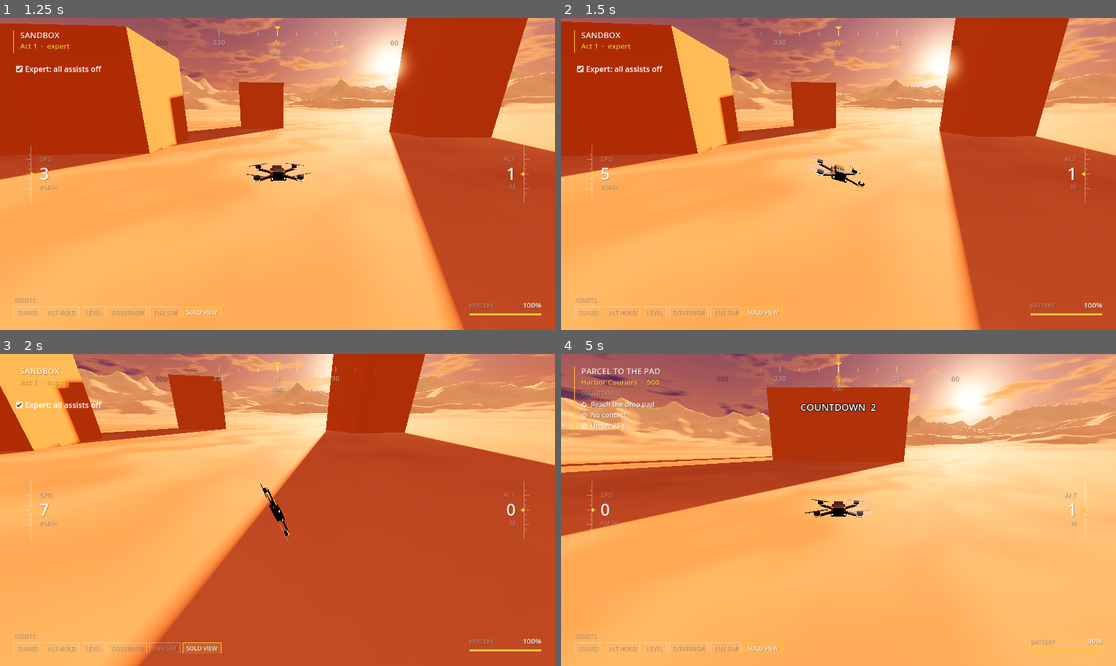
Above: before the commit, frames 1-4 (two rows, left to right).
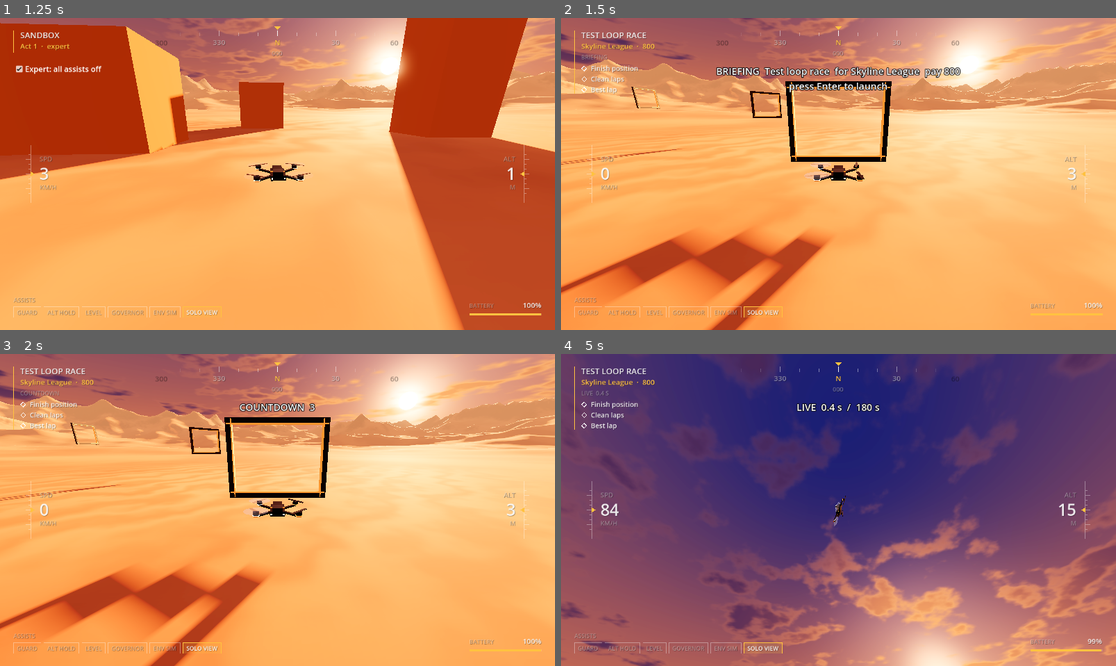
Above: after the commit, the same moments.

Repository: avdrav1/drone-sports
Game: Godot game, scene res://scenes/debug_flight.tscn
Two runs of this game, one before a commit and one after it. Both use one fixed random seed, a clock stepped at 60 frames per second and the inputs below.
Inputs (mouse positions are in pixels of both pictures, inside the frame that each line leads up to):
- Up to frame 1 (1.25 s): click "Expert: all assists off" at 0.5 s
- Up to frame 2 (1.5 s): tap Enter (ui_accept) at 1.25 s; move the mouse to (960, 158) at 1.27 s; hold Right (roll_right) from 1.28 s (still down); hold K (start_race_job, bound only after the commit) from 1.28 s (still down); click (960, 158) at 1.42 s
- Up to frame 3 (2 s): keep holding Right (roll_right); keep holding K (start_race_job, bound only after the commit); tap Enter (ui_accept) at 1.52 s
- Up to frame 4 (5 s): release Right (roll_right) at 2 s; release K (start_race_job, bound only after the commit) at 2 s; drag from (727, 525) to (810, 572) at 2.02 s; move the mouse to (894, 441) at 2.77 s; hold Right (roll_right) 2.78-3.5 s; hold J (start_sample_job) 2.78-3.5 s; click (894, 441) at 2.92 s; tap K (start_race_job, bound only after the commit) at 3.05 s; tap Enter (ui_accept) at 3.5, 4.52 s; drag from (810, 572) to (672, 463) at 3.52 s; move the mouse to (1005, 556) at 4.27 s; hold Left (roll_left) from 4.28 s (still down); hold K (start_race_job, bound only after the commit) from 4.28 s (still down); click (1005, 556) at 4.42 s

Frame 1 is identical in both runs. In frame 2, 55% of the frame differs, in the area x 0-100%, y 0-100%; in frame 3, 75%; in frame 4, 98%.

Commit message:
Story 3.2: Race objectives
Job.weights sets objective weights by node name on Briefing. K in the debug
scene flies the test race.

Co-Authored-By: Claude Opus 5.5 <noreply@anthropic.com>

Diff:
--- /dev/null
+++ b/data/jobs/test_race.tres
@@ -0,0 +1,21 @@
+[gd_resource type="Resource" script_class="Job" load_steps=3 format=3]
+
+[ext_resource type="Script" path="res://scripts/jobs/job.gd" id="1_job"]
+[ext_resource type="Resource" path="res://data/assists/act1.tres" id="2_act1"]
+
+[resource]
+script = ExtResource("1_job")
+id = &"test_race"
+title = "Test loop race"
+client = "Skyline League"
+faction = &"league"
+required_assists = ExtResource("2_act1")
+time_limit = 180.0
+pay = 800
+countdown = 3.0
+default_view = 0
+weights = {
+"BestSplit": 1.0,
+"CleanLap": 1.0,
+"FinishPosition": 3.0
+}
--- a/project.godot
+++ b/project.godot
@@ -98,3 +98,8 @@
 "events": [Object(InputEventKey,"resource_local_to_scene":false,"resource_name":"","device":-1,"window_id":0,"alt_press …(192 unchanged characters)…
 ]
 }
+start_race_job={
+"deadzone": 0.5,
+"events": [Object(InputEventKey,"resource_local_to_scene":false,"resource_name":"","device":-1,"window_id":0,"alt_pressed":false,"shift_pressed":false,"ctrl_pressed":false,"meta_pressed":false,"pressed":false,"keycode":0,"physical_keycode":75,"key_label":0,"unicode":107,"location":0,"echo":false,"script":null)
+]
+}
--- /dev/null
+++ b/scenes/jobs/test_race.tscn
@@ -0,0 +1,95 @@
+[gd_scene load_steps=16 format=3]
+
+[ext_resource type="PackedScene" path="res://scenes/world/golden_hour.tscn" id="1_world"]
+[ext_resource type="PackedScene" path="res://scenes/world/desert.tscn" id="2_desert"]
+[ext_resource type="Script" path="res://scripts/race/course.gd" id="3_course"]
+[ext_resource type="Resource" path="res://data/courses/test_loop.tres" id="4_loop"]
+[ext_resource type="PackedScene" path="res://scenes/drone/drone.tscn" id="5_drone"]
+[ext_resource type="Script" path="res://scripts/drone/pilot_input.gd" id="6_input"]
+[ext_resource type="PackedScene" path="res://scenes/camera/camera_rig.tscn" id="7_rig"]
+[ext_resource type="Script" path="res://scripts/ui/flight_hud.gd" id="8_hud"]
+[ext_resource type="Theme" path="res://scenes/ui/theme.tres" id="9_theme"]
+[ext_resource type="Script" path="res://scripts/jobs/job_runner.gd" id="10_runner"]
+[ext_resource type="Resource" path="res://data/jobs/test_race.tres" id="11_job"]
+[ext_resource type="Script" path="res://scripts/jobs/objectives/finish_position.gd" id="12_place"]
+[ext_resource type="Script" path="res://scripts/jobs/objectives/clean_lap.gd" id="13_clean"]
+[ext_resource type="Script" path="res://scripts/jobs/objectives/best_split.gd" id="14_split"]
+[ext_resource type="Script" path="res://scripts/race/race.gd" id="15_race"]
+
+[node name="TestRace" type="Node3D"]
+
+[node name="GoldenHour" parent="." instance=ExtResource("1_world")]
+
+[node name="Ground" parent="." instance=ExtResource("2_desert")]
+
+[node name="Course" type="Node3D" parent="."]
+script = ExtResource("3_course")
+data = ExtResource("4_loop")
+
+[node name="Drone" parent="." node_paths=PackedStringArray("intent_source") instance=ExtResource("5_drone")]
+transform = Transform3D(1, 0, 0, 0, 1, 0, 0, 0, 1, 0, 3, -32)
+intent_source = NodePath("PilotInput")
+
+[node name="PilotInput" type="Node" parent="Drone"]
+script = ExtResource("6_input")
+
+[node name="CameraRig" parent="." node_paths=PackedStringArray("target") instance=ExtResource("7_rig")]
+target = NodePath("../Drone")
+chase_distance = 1.5
+chase_height = 0.45
+
+[node name="HUD" type="CanvasLayer" parent="."]
+
+[node name="Flight" type="Control" parent="HUD" node_paths=PackedStringArray("drone", "runner")]
+layout_mode = 3
+anchors_preset = 15
+anchor_right = 1.0
+anchor_bottom = 1.0
+grow_horizontal = 2
+grow_vertical = 2
+mouse_filter = 2
+script = ExtResource("8_hud")
+drone = NodePath("../../Drone")
+runner = NodePath("../../JobRunner")
+
+[node name="State" type="Label" parent="HUD"]
+anchors_preset = 5
+anchor_left = 0.5
+anchor_right = 0.5
+offset_left = -350.0
+offset_top = 96.0
+offset_right = 350.0
+offset_bottom = 166.0
+grow_horizontal = 2
+theme = ExtResource("9_theme")
+theme_override_colors/font_outline_color = Color(0, 0, 0, 1)
+theme_override_constants/outline_size = 5
+horizontal_alignment = 1
+
+[node name="JobRunner" type="Node" parent="." node_paths=PackedStringArray("drone", "camera_rig", "state_label")]
+script = ExtResource("10_runner")
+job = ExtResource("11_job")
+drone = NodePath("../Drone")
+camera_rig = NodePath("../CameraRig")
+state_label = NodePath("../HUD/State")
+
+[node name="FinishPosition" type="Node" parent="JobRunner" node_paths=PackedStringArray("course")]
+script = ExtResource("12_place")
+course = NodePath("../../Course")
+label = "Finish position"
+ends_job = true
+
+[node name="CleanLap" type="Node" parent="JobRunner" node_paths=PackedStringArray("course")]
+script = ExtResource("13_clean")
+course = NodePath("../../Course")
+label = "Clean laps"
+
+[node name="BestSplit" type="Node" parent="JobRunner" node_paths=PackedStringArray("course")]
+script = ExtResource("14_split")
+course = NodePath("../../Course")
+label = "Best lap"
+
+[node name="Race" type="Node" parent="." node_paths=PackedStringArray("runner", "course")]
+script = ExtResource("15_race")
+runner = NodePath("../JobRunner")
+course = NodePath("../Course")
--- a/scripts/debug_flight.gd
+++ b/scripts/debug_flight.gd
@@ -1,10 +1,11 @@
 extends Node3D
 # Debug flight sandbox. Every story is played by hand here.
 # F1 toggles the readout, F2 cycles the act presets, C cycles camera views,
-# R (or Start) puts the drone back where it started, J flies the sample job.
+# R (or Start) puts the drone back where it started, J flies the sample job, K the test race.
 
 @export var presets: Array[AssistStack] = []
 @export_file("*.tscn") var sample_job := "res://scenes/jobs/sample_delivery.tscn"
+@export_file("*.tscn") var race_job := "res://scenes/jobs/test_race.tscn"
 
 var preset_index := 0
 var _spawn: Transform3D
@@ -31,6 +32,8 @@
 		reset_drone()
 	elif event.is_action_pressed("start_sample_job"):
 		get_tree().change_scene_to_file(sample_job)
+	elif event.is_action_pressed("start_race_job"):
+		get_tree().change_scene_to_file(race_job)
 
 func reset_drone() -> void:
 	drone.reset(_spawn)
--- a/scripts/jobs/job.gd
+++ b/scripts/jobs/job.gd
@@ -17,3 +17,5 @@
 @export var countdown := 3.0
 ## Camera view set on Briefing.
 @export var default_view := CameraRig.View.CHASE
+## Objective weights by objective node name. Overrides each objective's own weight.
+@export var weights := {}
--- a/scripts/jobs/job_runner.gd
+++ b/scripts/jobs/job_runner.gd
@@ -50,6 +50,8 @@
 func begin() -> void:
 	for o in objectives():
 		o.bind(self)
+		if job.weights.has(String(o.name)):
+			o.weight = job.weights[String(o.name)]
 	if job.required_assists and drone and drone.assists:
 		drone.assists.apply_stack(GameSettings.effective_stack(job.required_assists))
 	if camera_rig:
--- /dev/null
+++ b/scripts/jobs/objectives/best_split.gd
@@ -0,0 +1,22 @@
+class_name BestSplit
+extends Objective
+# The player's best lap against the field's best. 1 at or under it, falling
+# to 0 at `slack` slower (0.2 is 20 percent). 0 without a valid lap.
+
+@export var course: Course
+@export var slack := 0.2
+
+func field_best() -> float:
+	var best := INF
+	for r in course.racers():
+		best = minf(best, course.progress(r).best_lap)
+	return best
+
+func score() -> float:
+	if runner == null or course == null:
+		return 0.0
+	var mine: float = course.progress(runner.drone).best_lap
+	if mine == INF:
+		return 0.0
+	var behind := (mine - field_best()) / field_best()
+	return clampf(1.0 - behind / slack, 0.0, 1.0)
--- /dev/null
+++ b/scripts/jobs/objectives/clean_lap.gd
@@ -0,0 +1,34 @@
+class_name CleanLap
+extends Objective
+# Fraction of the race's laps flown valid and without touching anything.
+
+@export var course: Course
+
+var clean := 0
+var _touched := false
+
+func bind(r: JobRunner) -> void:
+	super(r)
+	var d := r.drone
+	if d == null or course == null:
+		return
+	d.contact_monitor = true
+	d.max_contacts_reported = maxi(d.max_contacts_reported, 4)
+	if not d.body_entered.is_connected(_on_body_entered):
+		d.body_entered.connect(_on_body_entered)
+	if not course.lap_completed.is_connected(_on_lap):
+		course.lap_completed.connect(_on_lap)
+
+func _on_body_entered(_body: Node) -> void:
+	if is_live():
+		_touched = true
+
+func _on_lap(_time: float, racer: Node3D, _lap: int, valid: bool) -> void:
+	if racer != runner.drone:
+		return
+	if valid and not _touched:
+		clean += 1
+	_touched = false
+
+func score() -> float:
+	return clampf(float(clean) / course.laps(), 0.0, 1.0) if course and course.laps() > 0 else 0.0
--- /dev/null
+++ b/scripts/jobs/objectives/finish_position.gd
@@ -0,0 +1,22 @@
+class_name FinishPosition
+extends Objective
+# 1 for first place, 0 for last; 0 if the player never finishes.
+# Done when the player finishes, so a race job ends there.
+
+@export var course: Course
+
+func _init() -> void:
+	ends_job = true
+
+func place() -> int:
+	return course.finish_order.find(runner.drone) + 1 if runner and course else 0
+
+func is_done() -> bool:
+	return place() > 0
+
+func score() -> float:
+	var p := place()
+	if p == 0:
+		return 0.0
+	var field := course.racers().size()
+	return 1.0 if field <= 1 else 1.0 - float(p - 1) / (field - 1)
--- /dev/null
+++ b/scripts/race/race.gd
@@ -0,0 +1,26 @@
+class_name Race
+extends Node
+# Wires a Course to a JobRunner: registers the player and opponents as racers,
+# holds opponents still until Live, and starts the course clock on Live.
+
+@export var runner: JobRunner
+@export var course: Course
+@export var opponents: Array[Drone] = []
+
+func _ready() -> void:
+	if runner.drone:
+		course.add_racer(runner.drone)
+	for d in opponents:
+		course.add_racer(d)
+		d.freeze = true
+	runner.state_changed.connect(_on_state)
+
+func _on_state(state: JobRunner.State, _previous: JobRunner.State) -> void:
+	if state == JobRunner.State.BRIEFING:
+		for d in opponents:
+			if runner.job.required_assists and d.assists:
+				d.assists.apply_stack(runner.job.required_assists)
+	elif state == JobRunner.State.LIVE:
+		for d in opponents:
+			d.freeze = false
+		course.start()
--- /dev/null
+++ b/tests/test_race_objectives.gd
@@ -0,0 +1,95 @@
+extends RefCounted
+# Story 3.2: race objectives and the race job.
+
+const Sim = preload("res://tests/sim.gd")
+
+## A job rig with a test course, three stand-in opponents, and the race objectives.
+## Returns [root, course, opponents].
+func _setup() -> Array:
+	var job: Job = load("res://data/jobs/test_race.tres").duplicate()
+	var place := FinishPosition.new()
+	place.name = "FinishPosition"
+	var clean := CleanLap.new()
+	clean.name = "CleanLap"
+	var split := BestSplit.new()
+	split.name = "BestSplit"
+	var root := Sim.job_setup(job, [place, clean, split])
+	var course := Course.new()
+	course.data = load("res://data/courses/test_loop.tres")
+	root.add_child(course)
+	for o in [place, clean, split]:
+		o.course = course
+	var d: Drone = root.get_node("Drone")
+	d.global_position = course.gates[0].global_transform * Vector3(0, 0, 4)
+	course.add_racer(d)
+	var opponents := []
+	for i in 3:
+		var r := Node3D.new()
+		root.add_child(r)
+		r.global_position = d.global_position
+		course.add_racer(r)
+		opponents.append(r)
+	return [root, course, opponents]
+
+func _through(r: Node3D, g: Gate) -> void:
+	r.global_position = g.global_transform * Vector3(0, 20, 1.5)
+	await Sim.physics_frames(1)
+	r.global_position = g.global_transform * Vector3(0, 0, 1.5)
+	await Sim.physics_frames(1)
+	r.global_position = g.global_transform * Vector3(0, 0, -1.5)
+	await Sim.physics_frames(1)
+
+func _race(c: Course, r: Node3D) -> void:
+	await _through(r, c.gates[0])
+	for lap in c.laps():
+		for i in range(1, c.gates.size()):
+			await _through(r, c.gates[i])
+		await _through(r, c.gates[0])
+
+func _go(root: Node, course: Course) -> JobRunner:
+	await Sim.go_live(root)
+	var runner: JobRunner = root.get_node("Runner")
+	runner.drone.freeze = true # moved by hand below
+	course.start()
+	return runner
+
+func test_weights_come_from_job() -> bool:
+	var s := _setup()
+	var runner: JobRunner = s[0].get_node("Runner")
+	runner.begin()
+	var ok: bool = runner.get_node("FinishPosition").weight == 3.0 and runner.get_node("CleanLap").weight == 1.0
+	s[0].free()
+	return ok
+
+func test_first_place_clean_run_grades_a() -> bool:
+	var s := _setup()
+	var course: Course = s[1]
+	var runner: JobRunner = await _go(s[0], course)
+	await _race(course, runner.drone)
+	await Sim.physics_frames(2)
+	var ok: bool = runner.state == JobRunner.State.COMPLETE and runner.result.letter == "A"
+	s[0].free()
+	return ok
+
+func test_last_place_with_contact_grades_at_most_d() -> bool:
+	var s := _setup()
+	var course: Course = s[1]
+	var runner: JobRunner = await _go(s[0], course)
+	for r in s[2]:
+		await _race(course, r)
+	runner.drone.body_entered.emit(course.gates[3])
+	await _race(course, runner.drone)
+	await Sim.physics_frames(2)
+	var ok: bool = runner.state == JobRunner.State.COMPLETE and runner.result.letter in ["D", "F"] \
+		and course.place_of(runner.drone) == 4
+	s[0].free()
+	return ok
+
+func test_race_scene_loads() -> bool:
+	var scene: Node = Sim.add(load("res://scenes/jobs/test_race.tscn").instantiate())
+	await Sim.process_frames(3)
+	var course: Course = scene.get_node("Course")
+	var ok: bool = course.gates.size() == 8 and course.racers().has(scene.get_node("Drone")) \
+		and scene.get_node("JobRunner").state == JobRunner.State.BRIEFING
+	scene.free()
+	return ok
Not shown, added: scripts/jobs/objectives/best_split.gd.uid
Not shown, added: scripts/jobs/objectives/clean_lap.gd.uid
Not shown, added: scripts/jobs/objectives/finish_position.gd.uid
Not shown, added: scripts/race/race.gd.uid
Not shown, added: tests/test_race_objectives.gd.uid
Not shown, changed: docs/BACKLOG.md
